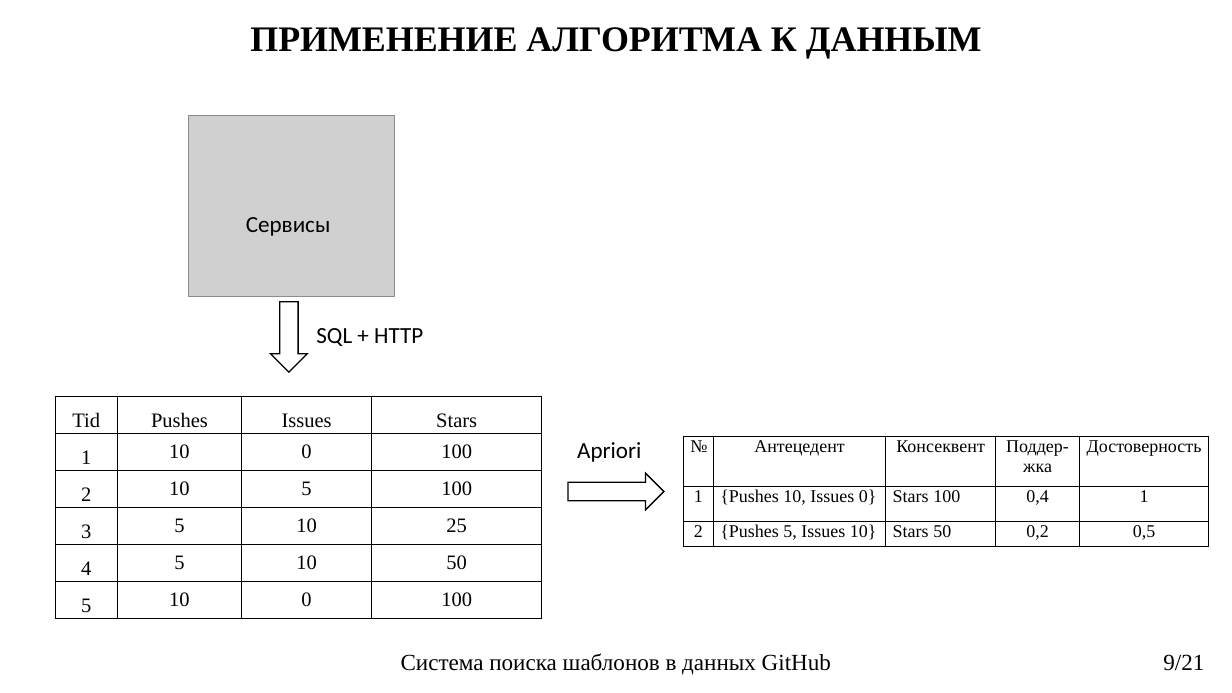
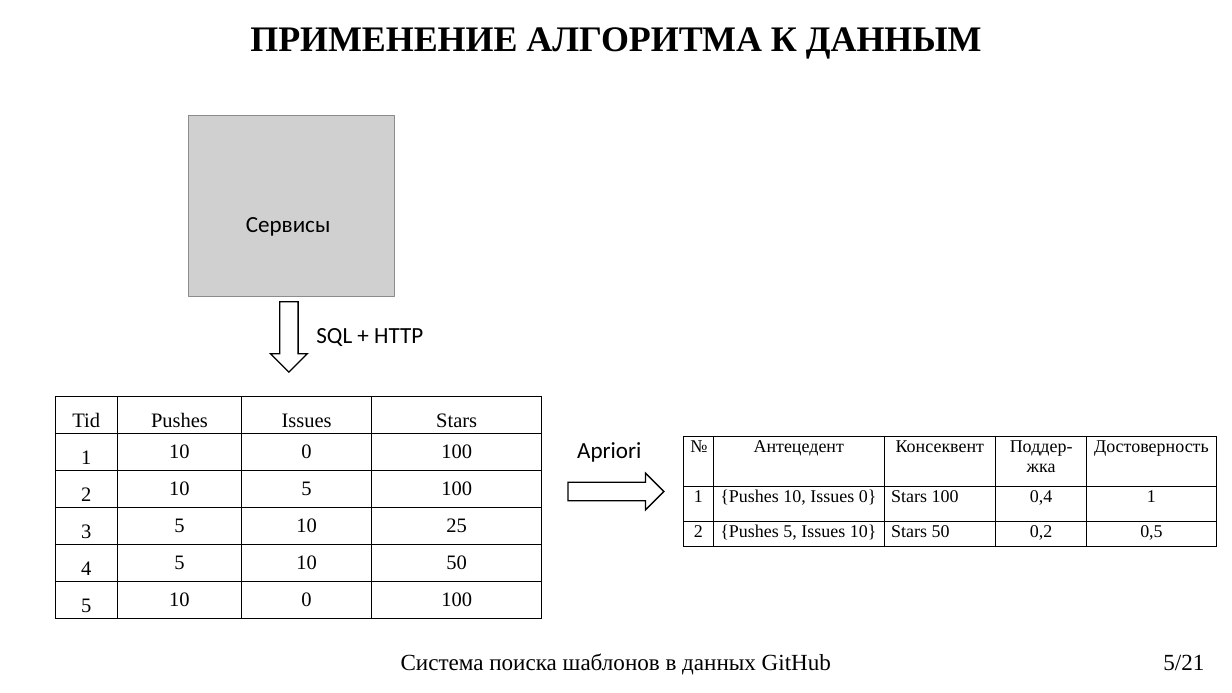
Before and after one commit to Santiperro/final-qualifying-work, a slide deck: slide 5 of docs/Eliseev EV.pptx (slide 9 before the commit). Drawn at 1232x693 pixels with LibreOffice and Linux fonts; fonts in the diff are those of the drawing; grey boxes stand for pictures. Boxes give left, top, right and bottom in pixels: in the first picture for what was removed or moved away, otherwise in the second. Text is boxed around its words. In the diff, an @@ line names an element or a change of style, - is before the commit and + after.

```diff
--- a/docs/Eliseev EV.pptx
+++ b/docs/Eliseev EV.pptx
@@ table: place and size @@
-table at (684, 436, 1211, 546)
+table at (684, 436, 1217, 546)
@@ page number at (1163, 654, 1204, 671): text changed @@
-9/21
+5/21
```
Also in this commit, not shown: 5 other slides changed, 8 other files.
